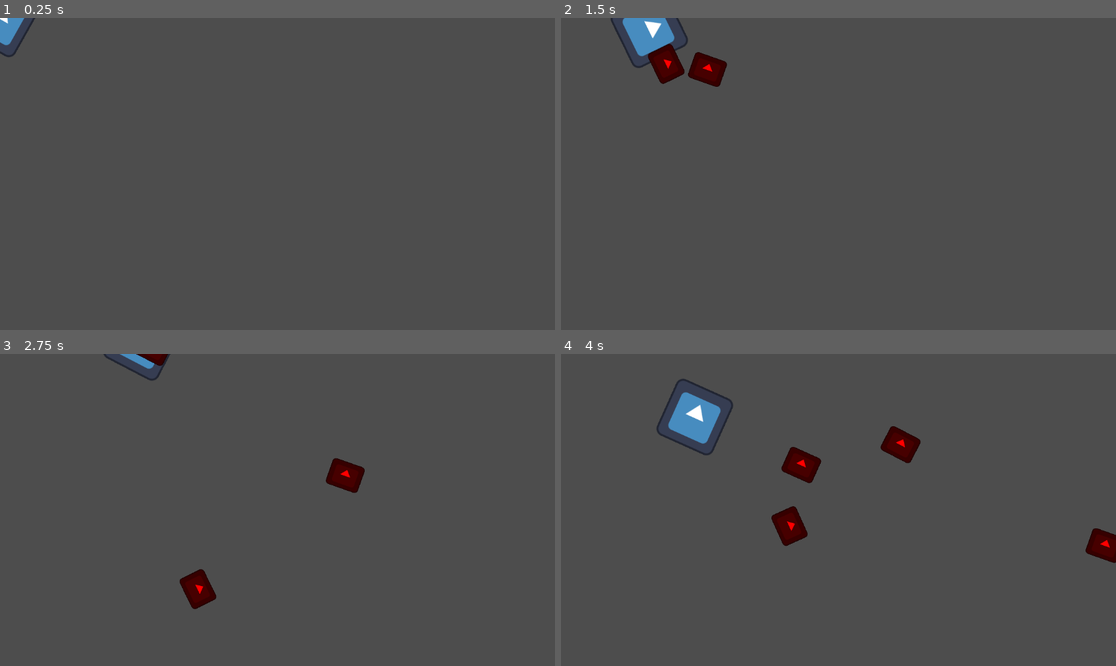
Above: before the commit, frames 1-4 (two rows, left to right).
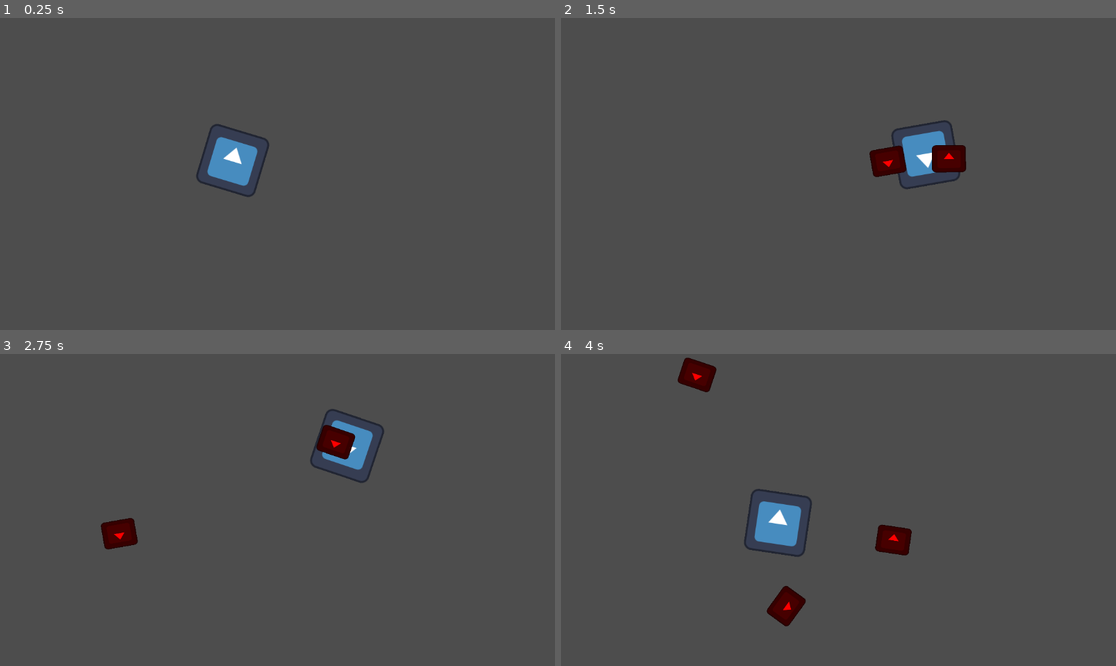
Above: after the commit, the same moments.

Repository: leonardoMD2/PixelAction
Game: Godot game, scene res://level.tscn
Two runs of this game, one before a commit and one after it. Both use one fixed random seed, a clock stepped at 60 frames per second and the inputs below. The engine's default icon, where the game draws it, is replaced by a stand-in: a white triangle on a blue panel in a dark square.
Inputs (mouse positions are in pixels of both pictures, inside the frame that each line leads up to):
- Up to frame 1 (0.25 s): no input
- Up to frame 2 (1.5 s): tap Enter at 0.5 s; move the mouse to (960, 158) at 0.52 s; hold Up (ui_up) 0.53-1.28 s; click (960, 158) at 0.6 s; move the mouse to (727, 189) at 1.27 s; hold Down (ui_down) from 1.28 s (still down); click (727, 189) at 1.35 s
- Up to frame 3 (2.75 s): move the mouse to (333, 441) at 2.02 s; release Down (ui_down) at 2.03 s; hold Up (ui_up) from 2.03 s (still down); click (333, 441) at 2.1 s
- Up to frame 4 (4 s): move the mouse to (810, 572) at 2.77 s; click (810, 572) at 2.85 s; move the mouse to (1005, 556) at 3.52 s; release Up (ui_up) at 3.53 s; hold Down (ui_down) from 3.53 s (still down); click (1005, 556) at 3.6 s

The runs differ from the first frame. In frame 1, 1.6% of the frame differs, in the area x 0-49%, y 0-58%; in frame 2, 4.1%; in frame 3, 3.2%; in frame 4, 5.7%, in the area x 17-100%, y 1-88%.

Commit message:
Segundo commit

Diff:
--- a/bullet.gd
+++ b/bullet.gd
@@ -2,7 +2,7 @@
 
 
 @export var speed = 50
-@export var damage = 20
+@export var damage = 0
 
 func _physics_process(delta):
 
--- a/enemy.gd
+++ b/enemy.gd
@@ -11,6 +11,7 @@
 
 
 func take_dmg(damage):
+
 	if(health > 0):
 		health -= damage
 	else:
--- a/level.tscn
+++ b/level.tscn
@@ -1,7 +1,6 @@
-[gd_scene load_steps=5 format=3 uid="uid://dnhhl0xgrh80u"]
+[gd_scene load_steps=4 format=3 uid="uid://dnhhl0xgrh80u"]
 
 [ext_resource type="PackedScene" uid="uid://cd7wubpwuk2d1" path="res://player.tscn" id="1_62rl2"]
-[ext_resource type="PackedScene" uid="uid://dmojemouy7btf" path="res://bullet.tscn" id="2_hwkqb"]
 [ext_resource type="Script" path="res://Marker2D.gd" id="3_miqy5"]
 [ext_resource type="PackedScene" uid="uid://hoin463ekg5e" path="res://enemy.tscn" id="4_ewdsj"]
 
@@ -10,7 +9,7 @@
 enemy = ExtResource("4_ewdsj")
 
 [node name="player" parent="." instance=ExtResource("1_62rl2")]
-bullet = ExtResource("2_hwkqb")
+position = Vector2(483, 296)
 
 [node name="Marker2D" type="Marker2D" parent="."]
 position = Vector2(644, 511)
--- a/player.gd
+++ b/player.gd
@@ -2,7 +2,7 @@
 
 
 @export var SPEED = 300.0
-@export var JUMP_VELOCITY = -400.0
+@export var damage = 25
 @export var bullet :PackedScene
 @onready var mark = $Marker2D
 
@@ -16,6 +16,7 @@
 
 func _physics_process(delta):
 	get_input()
+	print(position)
 	move_and_slide()
 
 
@@ -23,11 +24,12 @@
 	var new_bullet_scene = bullet.instantiate()
 	new_bullet_scene.global_position = mark.global_position
 	new_bullet_scene.global_rotation = mark.global_rotation
+	new_bullet_scene.damage = damage
 	get_parent().add_child(new_bullet_scene)
 
 
 func back_drop():
-	global_position -= Vector2(-10,-10) * 2
+	position -= Vector2(-20,-20) * 1.3
 	print("back")
 
 
--- a/player.tscn
+++ b/player.tscn
@@ -1,7 +1,8 @@
-[gd_scene load_steps=5 format=3 uid="uid://cd7wubpwuk2d1"]
+[gd_scene load_steps=6 format=3 uid="uid://cd7wubpwuk2d1"]
 
 [ext_resource type="Script" path="res://player.gd" id="1_sysu7"]
 [ext_resource type="Texture2D" uid="uid://cci83kgpj28ns" path="res://icon.svg" id="1_tp5yo"]
+[ext_resource type="PackedScene" uid="uid://dmojemouy7btf" path="res://bullet.tscn" id="2_jqkrx"]
 
 [sub_resource type="RectangleShape2D" id="RectangleShape2D_ckkym"]
 size = Vector2(123, 122)
@@ -11,6 +12,7 @@
 
 [node name="player" type="CharacterBody2D"]
 script = ExtResource("1_sysu7")
+bullet = ExtResource("2_jqkrx")
 
 [node name="Marker2D" type="Marker2D" parent="."]
 position = Vector2(-1, 0)
